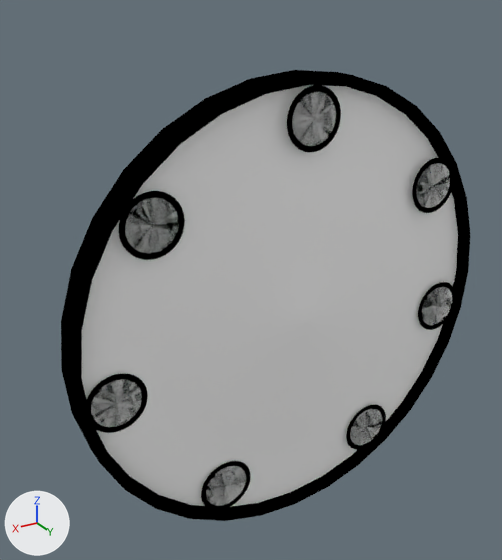
Before and after pictures for a commit that changed the Blender file Assets/dart_boardV3.blend.
Rendered twice from a camera (50 mm lens) standing at (1.89, 2.95, 1.64) and looking at (0.02, -0.16, 0.08). The axes (+X, +Y, +Z) are drawn at lower left. The lights are the same throughout.
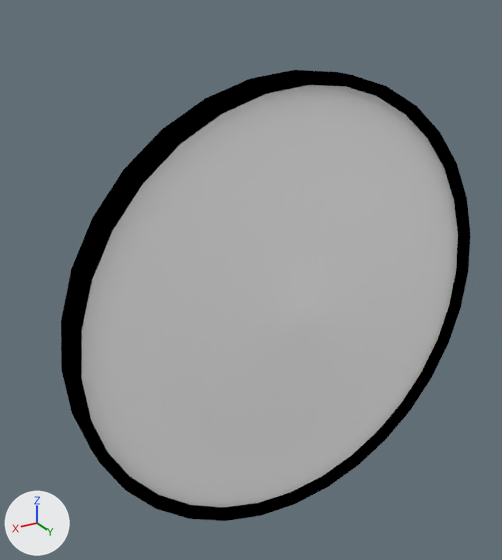
The newer file is also turned or shifted as a whole; pictures and numbers use the older file's frame.

Location of each change, (x1, y1, x2, y2) in pixels of the pictures (502 x 560 px):
'Circle.001', mesh moved (not visible afterwards)
    before: (119, 191, 185, 260)
'Circle.004', mesh moved (not visible afterwards)
    before: (287, 85, 341, 152)
'Circle.007', mesh moved (not visible afterwards)
    before: (87, 374, 148, 433)
'Circle.008', mesh moved (not visible afterwards)
    before: (201, 461, 251, 510)
'Circle.003', mesh moved (not visible afterwards)
    before: (412, 158, 454, 213)
'Circle.005', mesh moved (not visible afterwards)
    before: (418, 282, 456, 330)
'Circle.002', mesh moved (not visible afterwards)
    before: (346, 404, 386, 450)

The change in detail:
me_circle_007 has 96 vertices, 66 faces and spans x -1.0..1.0, y -1.0..1.0, z 0.0.
me_circle_007 is used by ob_circle_007; location (0.939, 0.049, -0.312); rotation (1.571, -1.571, 0.0), in degrees (90, -90, 0); scale (0.167, 0.167, 0.167).
me_circle_007 part 1: the whole mesh is moved by (1.94, 6.34, 0.26).
me_circle_008 has 96 vertices, 66 faces and spans x -1.0..1.0, y -1.0..1.0, z 0.0.
me_circle_008 is used by ob_circle_008; location (0.325, 0.055, -1.087); rotation (1.571, -1.571, 0.0), in degrees (90, -90, 0); scale (0.167, 0.167, 0.167).
me_circle_008 part 2: the whole mesh is moved by (6.43, 2.71, 0.3).
me_circle_009 has 96 vertices, 66 faces and spans x -1.0..1.0, y -1.0..1.0, z 0.0.
me_circle_009 is used by ob_circle_002; location (-0.723, 0.064, -1.048); rotation (1.571, -1.571, 0.0), in degrees (90, -90, 0); scale (0.167, 0.167, 0.167).
me_circle_009 part 3: the whole mesh is moved by (5.65, -3.33, 0.35).
me_circle_010 has 96 vertices, 66 faces and spans x -1.0..1.0, y -1.0..1.0, z 0.0.
me_circle_010 is used by ob_circle_005; location (-1.248, 0.066, -0.297); rotation (1.571, -1.571, 0.0), in degrees (90, -90, 0); scale (0.167, 0.167, 0.167).
me_circle_010 part 4: the whole mesh is moved by (1.72, -6.64, 0.36).
me_circle_011 has 96 vertices, 66 faces and spans x -1.0..1.0, y -1.0..1.0, z 0.0.
me_circle_011 is used by ob_circle_003; location (-1.082, 0.082, 0.535); rotation (1.571, -1.571, 0.0), in degrees (90, -90, 0); scale (0.167, 0.167, 0.167).
me_circle_011 part 5: the whole mesh is moved by (-2.87, -5.49, 0.46).
me_circle_012 has 96 vertices, 66 faces and spans x -1.0..1.0, y -1.0..1.0, z 0.0.
me_circle_012 is used by ob_circle_004; location (-0.195, 0.089, 1.005); rotation (1.571, -1.571, 0.0), in degrees (90, -90, 0); scale (0.167, 0.167, 0.167).
me_circle_012 part 6: the whole mesh is moved by (-6.9, -1.67, 0.5).
me_circle_013 has 96 vertices, 66 faces and spans x -1.0..1.0, y -1.0..1.0, z 0.0.
me_circle_013 is used by ob_circle_001; location (0.701, 0.073, 0.594); rotation (1.571, -1.571, 0.0), in degrees (90, -90, 0); scale (0.167, 0.167, 0.167).
me_circle_013 part 7: the whole mesh is moved by (-3.54, 4.79, 0.4).
